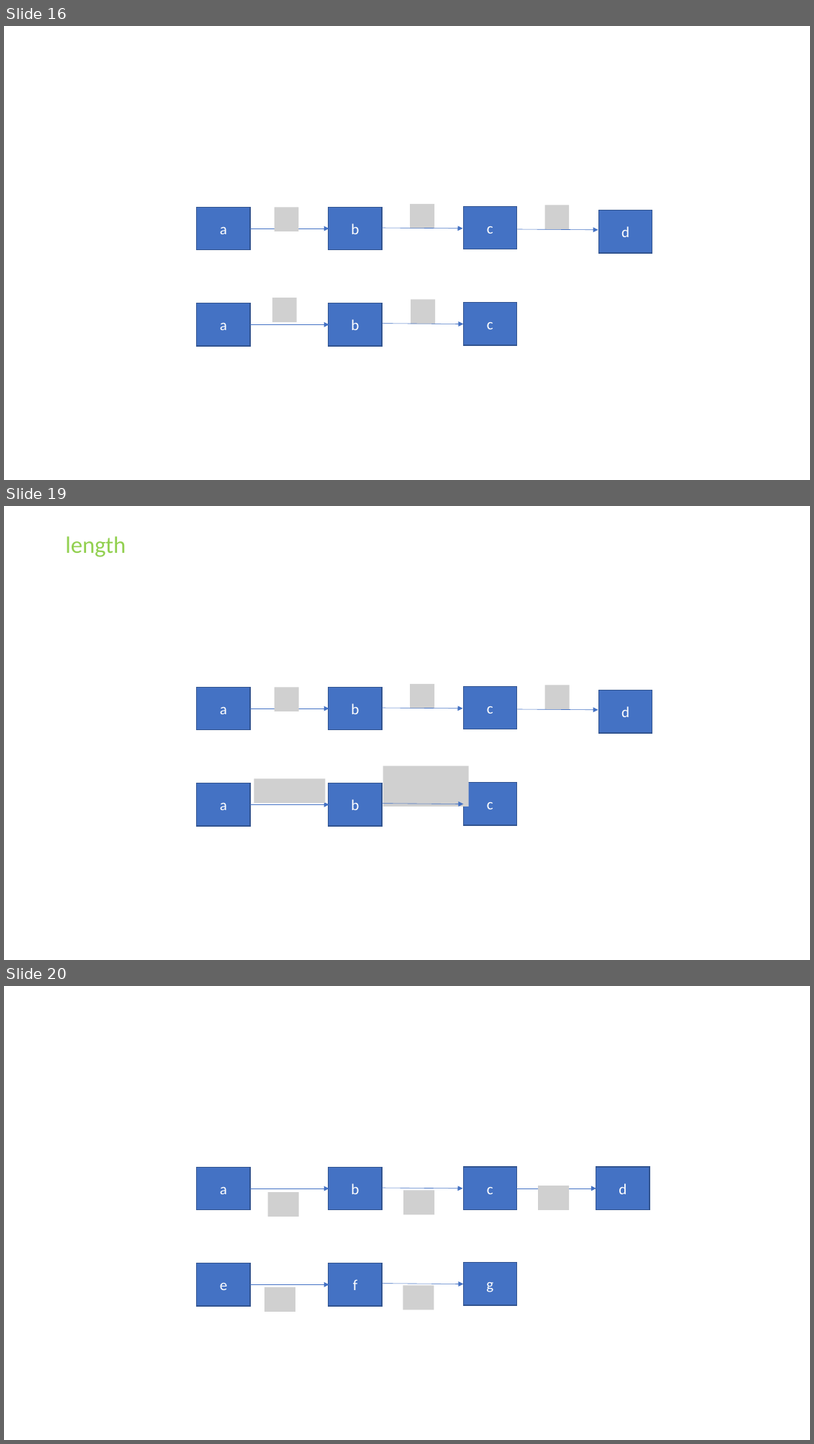
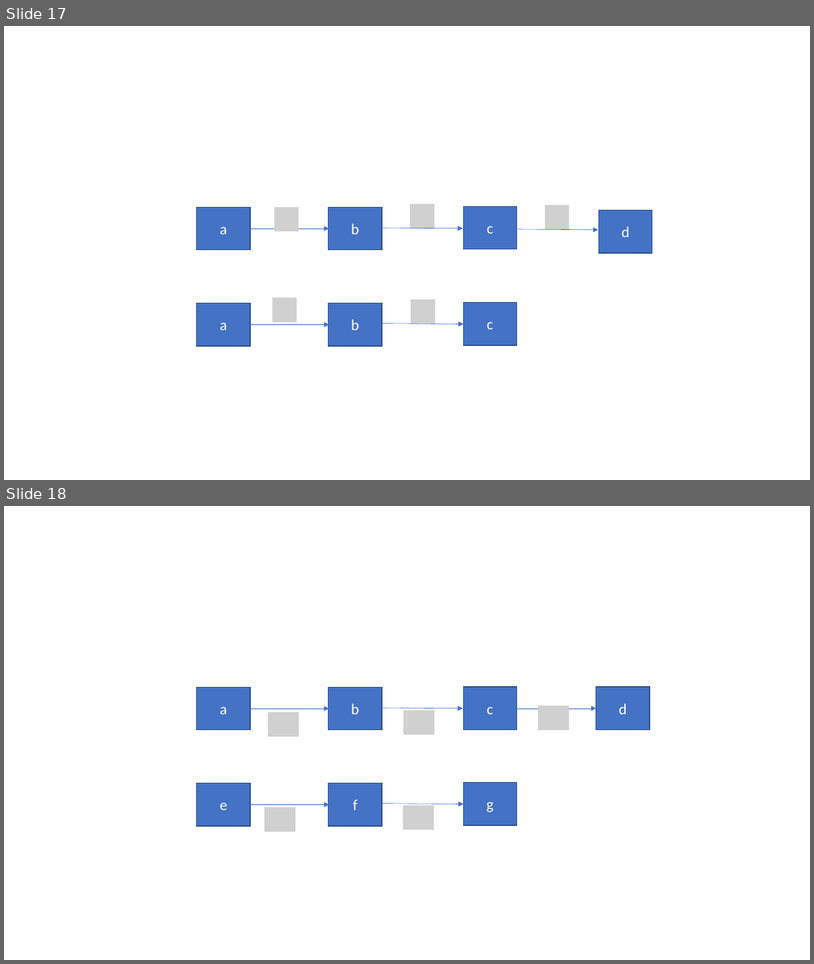
Before and after one commit to Speedphil544/Vortrag, a slide deck: MMCFP.pptx. Shown one above the other, each under a label of ours: slides 16, 19 and 20 before the commit, slides 17 and 18 after it; the slides between them are not shown. The pictures are 814x1444 and 814x964 pixels, drawn with LibreOffice and Linux fonts; fonts in the diff are those of the drawing; grey boxes stand for pictures. Boxes give left, top, right and bottom in pixels: in the first picture for what was removed or moved away, otherwise in the second. Text is boxed around its words. In the diff, an @@ line names an element or a change of style, - is before the commit and + after.

```diff
--- a/MMCFP.pptx
+++ b/MMCFP.pptx
@@ slide 19 removed at [4, 506, 810, 960], background #FFFFFF @@
@@ text removed at [65, 536, 126, 557] @@
-length
@@ rectangle removed at [197, 687, 250, 730] @@
-a
@@ picture removed at [275, 687, 298, 711] @@
@@ rectangle removed at [329, 687, 382, 730] @@
-b
@@ picture removed at [411, 684, 435, 708] @@
@@ rectangle removed at [464, 686, 517, 729] @@
-c
@@ picture removed at [545, 685, 570, 709] @@
@@ rectangle removed at [599, 690, 653, 733] @@
-d
@@ arrow removed from (250, 708) to (329, 708) @@
@@ arrow removed from (382, 708) to (463, 708) @@
@@ arrow removed from (517, 709) to (599, 710) @@
@@ rectangle removed at [197, 783, 250, 826] @@
-a
@@ picture removed at [254, 778, 325, 803] @@
@@ rectangle removed at [329, 783, 382, 826] @@
-b
@@ picture removed at [383, 765, 469, 806] @@
@@ rectangle removed at [464, 782, 517, 826] @@
-c
@@ arrow removed from (250, 804) to (329, 804) @@
@@ arrow removed from (383, 803) to (464, 803) @@
@@ what was slide 16 is now slide 17 @@
@@ what was slide 20 is now slide 18 @@
```
Also in this commit, not shown: 2 slides changed, 3 slides added, 2 other slides removed.
